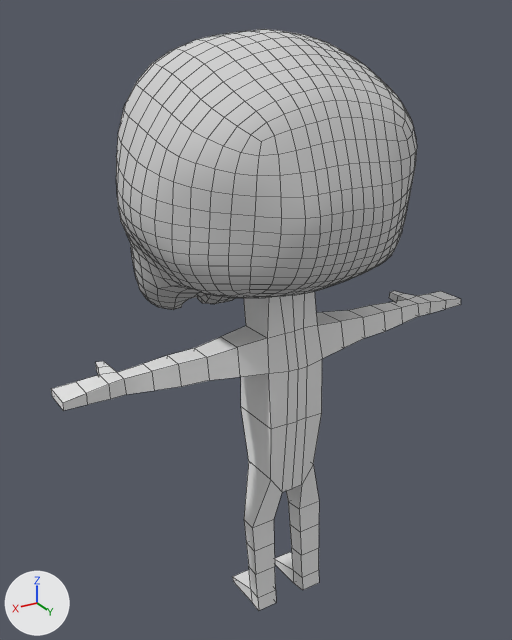
A saved change to the Blender file BlenderFiles/skeleton_base.blend.
Before and after are seen from a 50 mm camera at (1.216, 1.838, 1.266) aimed at (0.015, -0.165, 0.265). The axes (+X, +Y, +Z) are drawn at lower left. The lights are the same throughout. Mesh edges are drawn as thin lines.
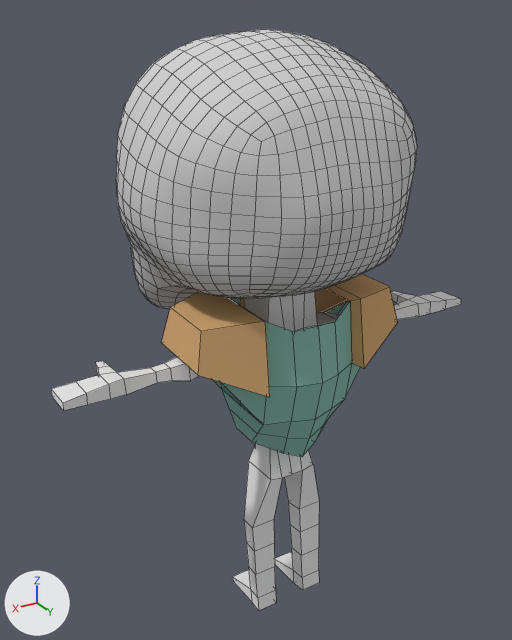
Changed parts and their boxes (x1, y1, x2, y2) in the pictures (512 x 640 px):
'armour', added: after (161, 274, 398, 457)
    faces in mat_material (brown #d1a774): (161, 274, 398, 446)
    faces in mat_armourbase (cyan #89baae): (214, 297, 360, 457)
part 1 of me_cube_001, built on: before (241, 407, 322, 528); after (249, 415, 319, 528)
part 2 of me_cube_001, built on: before (117, 300, 419, 395); after (117, 300, 419, 394)

Edits to the bpy script that builds the scene:
```text
Add mat_armourbase:
    mat_armourbase = diffuse_material('armourBase')
    mat_armourbase.base_color = (0.251, 0.492, 0.424)  # cyan #89baae
Add mat_material:
    mat_material = diffuse_material('Material')
    mat_material.base_color = (0.64, 0.386, 0.174)  # brown #d1a774
Change me_cube_001:
    used by ob_cube; location = (0.0, 0.0, 0.714); scale = (0.364, 0.322, 0.364)
    remove me_cube_001.from_pydata(...)  # 94 vertices, 86 faces; spans x 0.0..2.15, y -0.47..0.27, z -4.32..-0.67
    add me_cube_001.from_pydata(...)  # 104 vertices, 95 faces; spans x 0.0..2.15, y -0.47..0.27, z -4.32..-0.67
    me_cube_001 part 1
    6 faces are deleted
    4 vertices move from x 0.0..0.12, y -0.26..0.21, z -2.87..-2.84 to x 0.0..0.12, y -0.26..0.21, z -2.7..-2.33
    6 vertices are added at (0.0, 0.21, -2.68), (0.0, -0.26, -2.7), (0.2, -0.15, -2.33), (0.12, 0.08, -2.33), (0.19, 0.08, -2.33), (0.13, -0.15, -2.33)
    11 new faces join them
    me_cube_001 part 2
    4 faces are deleted
    12 vertices move from x 0.86..1.38, y -0.22..0.14, z -1.43..-1.21 to x 0.86..1.32, y -0.14..0.06, z -1.38..-1.25
    4 vertices are added at (1.02, 0.1, -1.39), (1.03, -0.17, -1.4), (1.02, -0.14, -1.24), (1.02, 0.06, -1.23)
    8 new faces join them
Add me_cube_002:
    me_cube_002.from_pydata(...)  # 90 vertices, 82 faces; spans x -1.35..1.35, y -1.58..0.72, z -1.15..1.28
    # faces by material slot: [36, 46]
    me_cube_002.materials.append(mat_armourbase)  # cyan #89baae
    me_cube_002.materials.append(mat_material)  # brown #d1a774
Add ob_armour:
    ob_armour = bpy.data.objects.new('armour', me_cube_002)
    ob_armour.location = (0.0, 0.0, 0.21)
    ob_armour.rotation_euler = (1.571, 0.0, 0.0)  # degrees (90, 0, 0)
    ob_armour.scale = (0.289, 0.289, 0.195)
```
